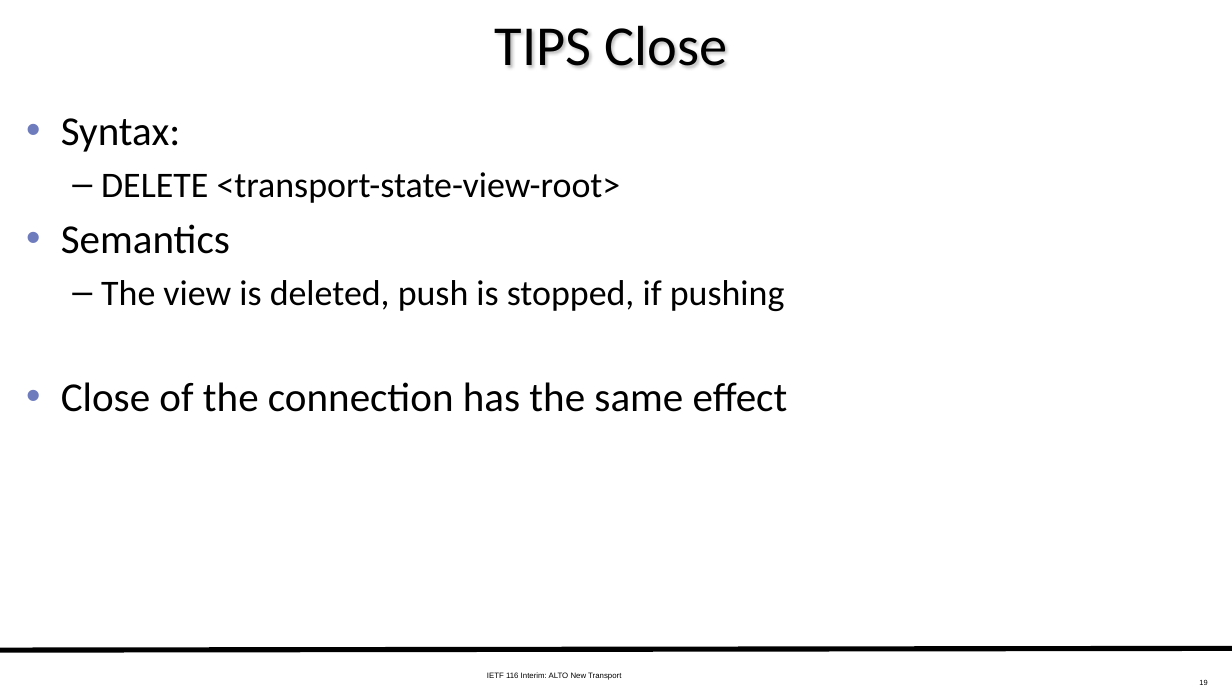
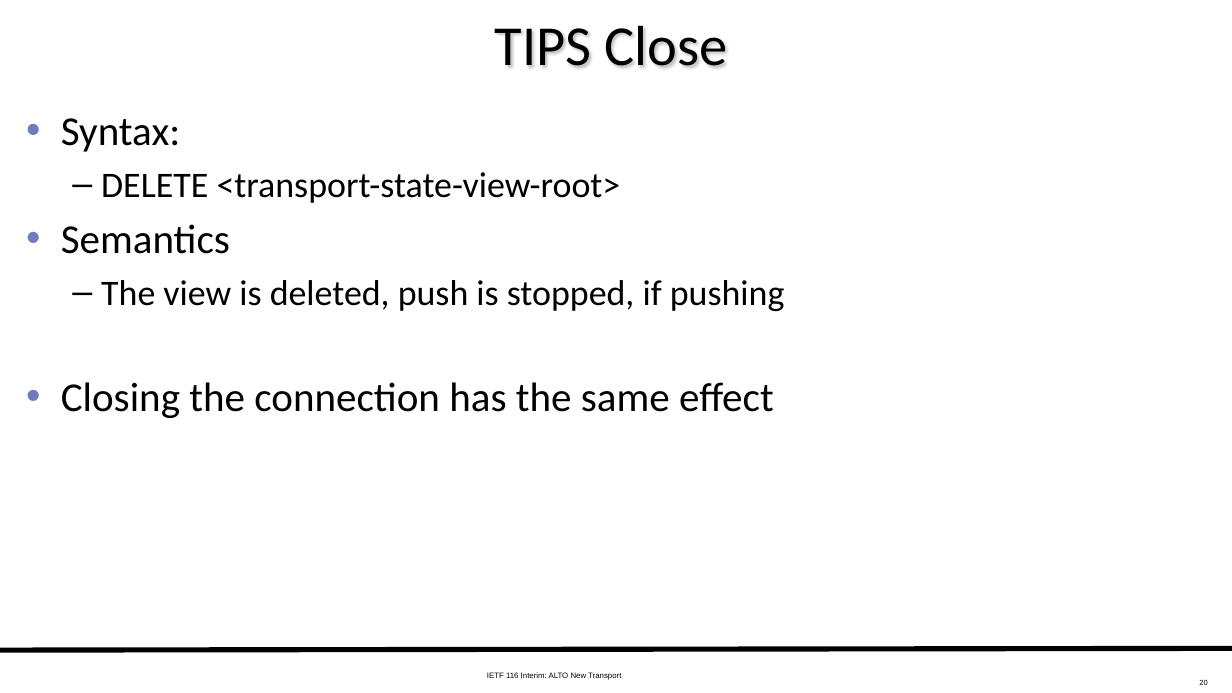
Before and after one commit to ietf-wg-alto/wg-materials, a slide deck: slide 20 of meetings-ietf/ietf-116-interim/slides-116-interim-alto-transport.pptx (slide 19 before the commit). Drawn at 1232x693 pixels with LibreOffice and Linux fonts; fonts in the diff are those of the drawing. Boxes give left, top, right and bottom in pixels: in the first picture for what was removed or moved away, otherwise in the second. Text is boxed around its words. In the diff, an @@ line names an element or a change of style, - is before the commit and + after.

```diff
--- a/meetings-ietf/ietf-116-interim/slides-116-interim-alto-transport.pptx
+++ b/meetings-ietf/ietf-116-interim/slides-116-interim-alto-transport.pptx
@@ text at (61, 382, 774, 418): text changed @@
-• Close of the connection has the same effect
+• Closing the connection has the same effect
@@ page number at (1199, 680, 1207, 685): text changed @@
-19
+20
```
Also in this commit, not shown: 12 other slides changed, 2 slides added.
